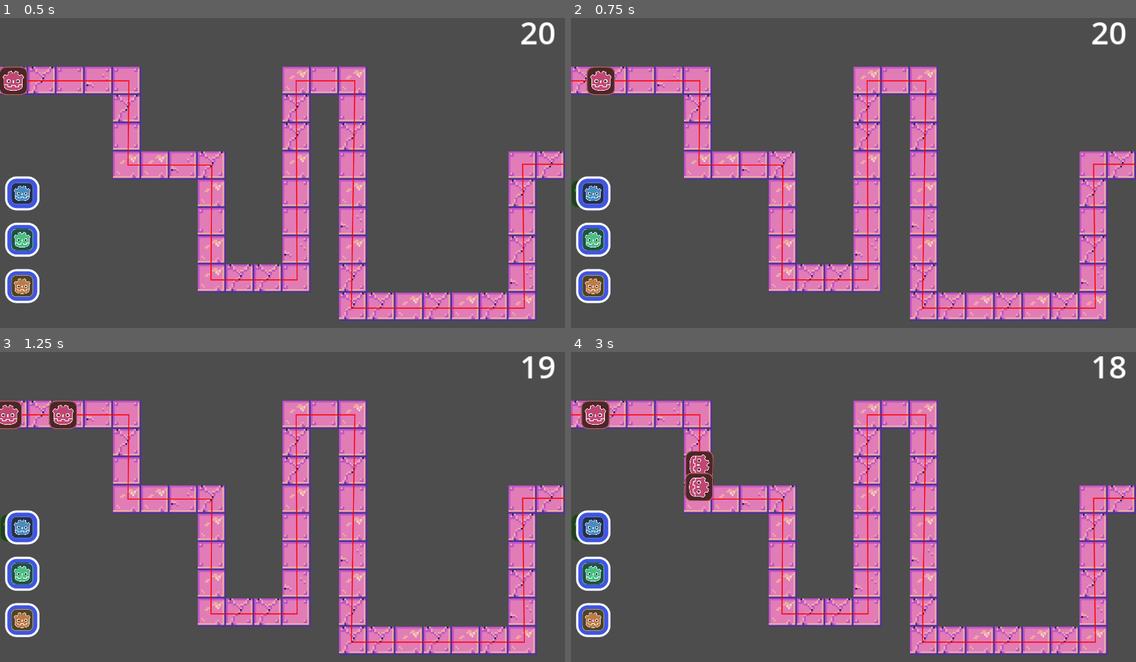
Above: before the commit, frames 1-4 (two rows, left to right).
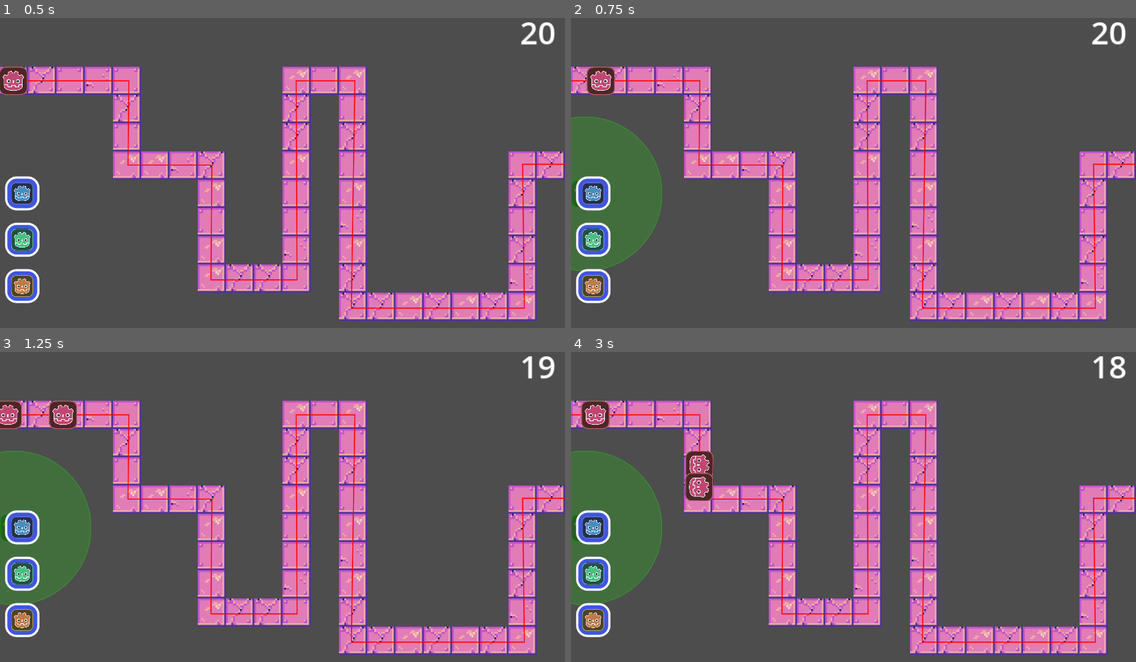
Above: after the commit, the same moments.

Repository: Galitie/20-sec-game-jam
Game: Godot game, scene res://Prototype/main.tscn
Same seed, same stepped clock (60 frames per second), same inputs: the game is played once before the commit and once after it.
Inputs (mouse positions are in pixels of both pictures, inside the frame that each line leads up to):
- Up to frame 1 (0.5 s): no input
- Up to frame 2 (0.75 s): click (593, 194) at 0.5 s
- Up to frame 3 (1.25 s): no input
- Up to frame 4 (3 s): click (593, 575) at 1.25 s; click (593, 618) at 2 s; click (593, 528) at 2.75 s

Frame 1 is identical in both runs. In frame 2, 5.4% of the frame differs, in the area x 0-17%, y 31-82%; in frame 3, 5.4%; in frame 4, 5.4%.

Commit message:
added tower range indicator when building

Diff:
--- a/Prototype/UI.gd
+++ b/Prototype/UI.gd
@@ -1,13 +1,22 @@
 extends CanvasLayer
 
+var tower_range = 350
 
 func set_tower_preview(tower_type, mouse_position):
 	var drag_tower = load("res://Scenes/Towers/" + tower_type + ".tscn").instantiate()
 	drag_tower.set_name("DragTower")
 	drag_tower.modulate = Color("#14FF0084")
 
+	var range_texture = Sprite2D.new()
+	var scaling = tower_range / 600.0
+	range_texture.scale = Vector2(scaling, scaling)
+	var texture = load("res://Assets/UI/range_overlay.png")
+	range_texture.texture = texture
+	range_texture.modulate = Color("#14FF0084")
+
 	var control = Control.new()
 	control.add_child(drag_tower, true)
+	control.add_child(range_texture, true)
 	control.global_position = mouse_position
 	control.set_name("TowerPreview")
 	add_child(control, true)
@@ -17,3 +26,4 @@
 	get_node("TowerPreview").global_position = new_position
 	if get_node("TowerPreview/DragTower").modulate != Color(color):
 		get_node("TowerPreview/DragTower").modulate = Color(color)
+		get_node("TowerPreview/Sprite2D").modulate = Color(color)
Binary file added: Assets/UI/range_overlay.png
Not shown, added: Assets/UI/range_overlay.png.import
